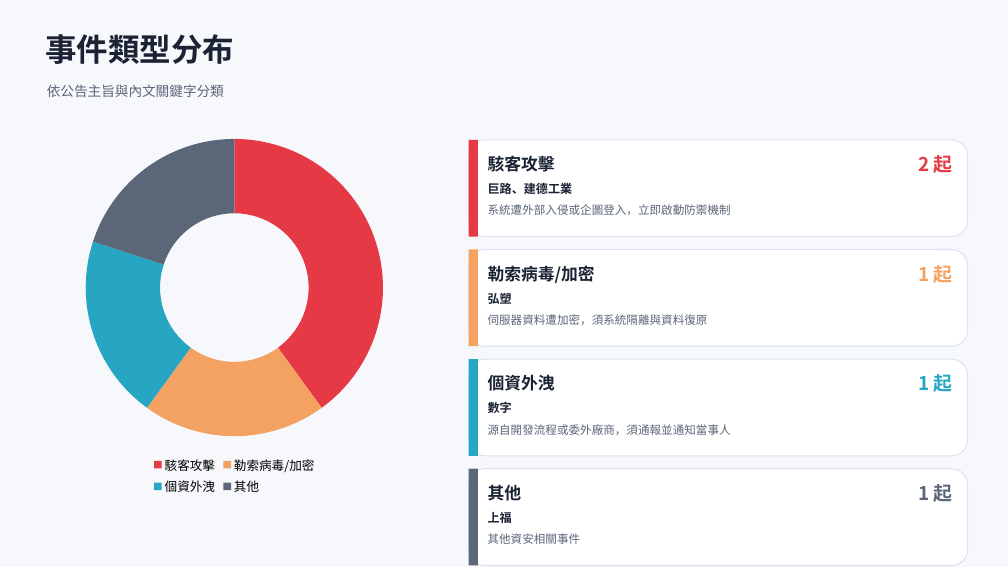
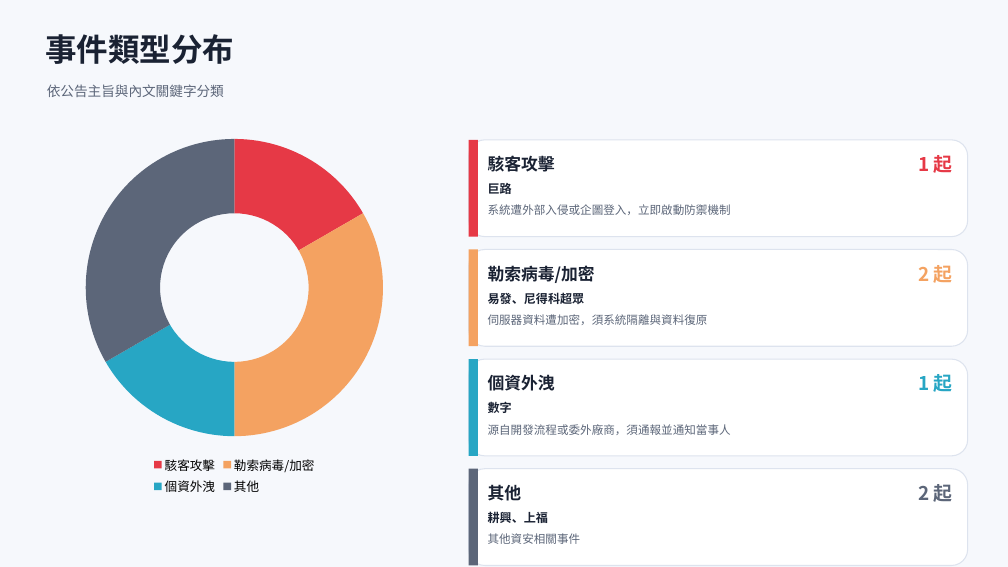
Before and after one commit to Johnnylin77/mops-isec-monitor, a slide deck: slide 3 of 資安事件因應分析.pptx. Drawn at 1008x567 pixels with LibreOffice and Linux fonts; fonts in the diff are those of the drawing. Boxes give left, top, right and bottom in pixels: in the first picture for what was removed or moved away, otherwise in the second. Text is boxed around its words. In the diff, an @@ line names an element or a change of style, - is before the commit and + after.

```diff
--- a/資安事件因應分析.pptx
+++ b/資安事件因應分析.pptx
@@ doughnut chart at (38,129,431,499) @@
-Series 1: 40, 20, 20, 20
+Series 1: 17, 33, 17, 33
@@ text at (918,155,953,173): text changed @@
-2 起
+1 起
@@ text at (488,183,512,194): text changed @@
-巨路、建德工業
+巨路
@@ text at (918,265,953,283): text changed @@
-1 起
+2 起
@@ text at (488,292,585,304): text changed @@
-弘塑
+易發、尼得科超眾
@@ text at (918,484,953,502): text changed @@
-1 起
+2 起
@@ text at (488,511,548,523): text changed @@
-上福
+耕興、上福
```
Also in this commit, not shown: 5 other slides changed, 2 other files.
